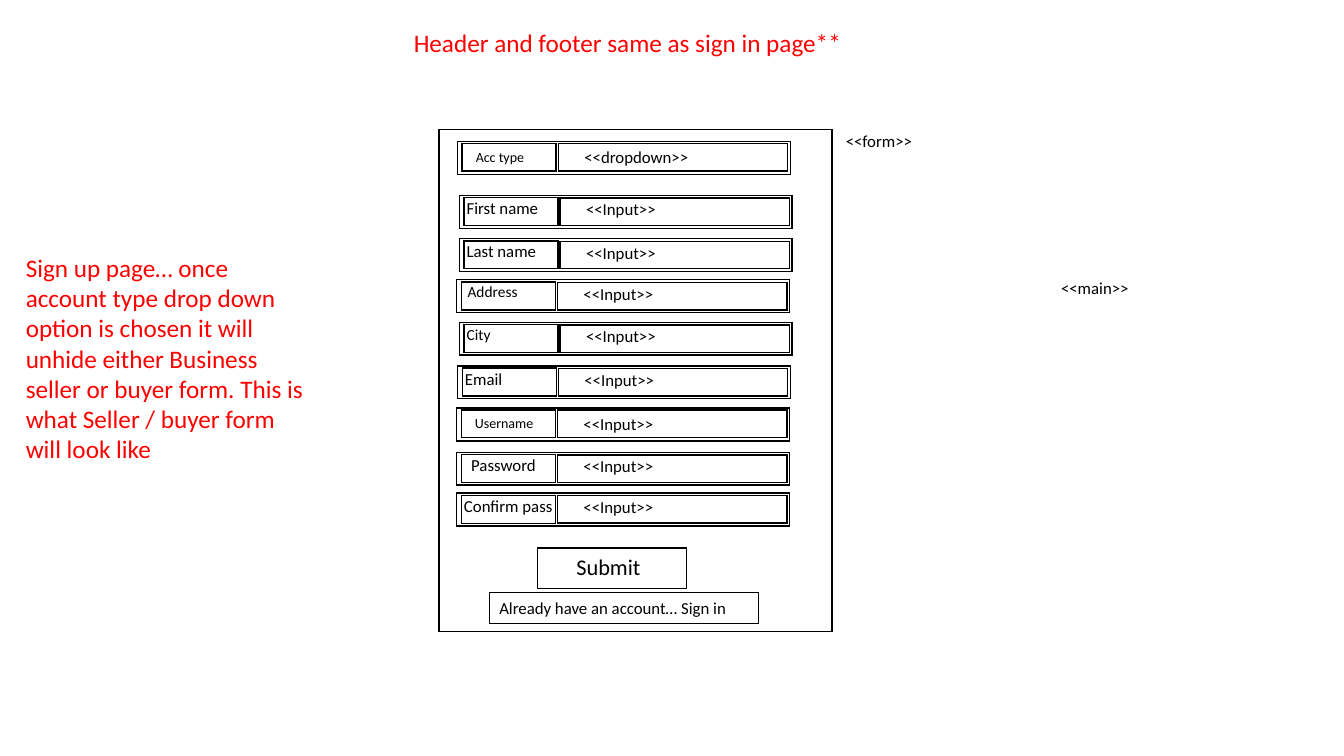
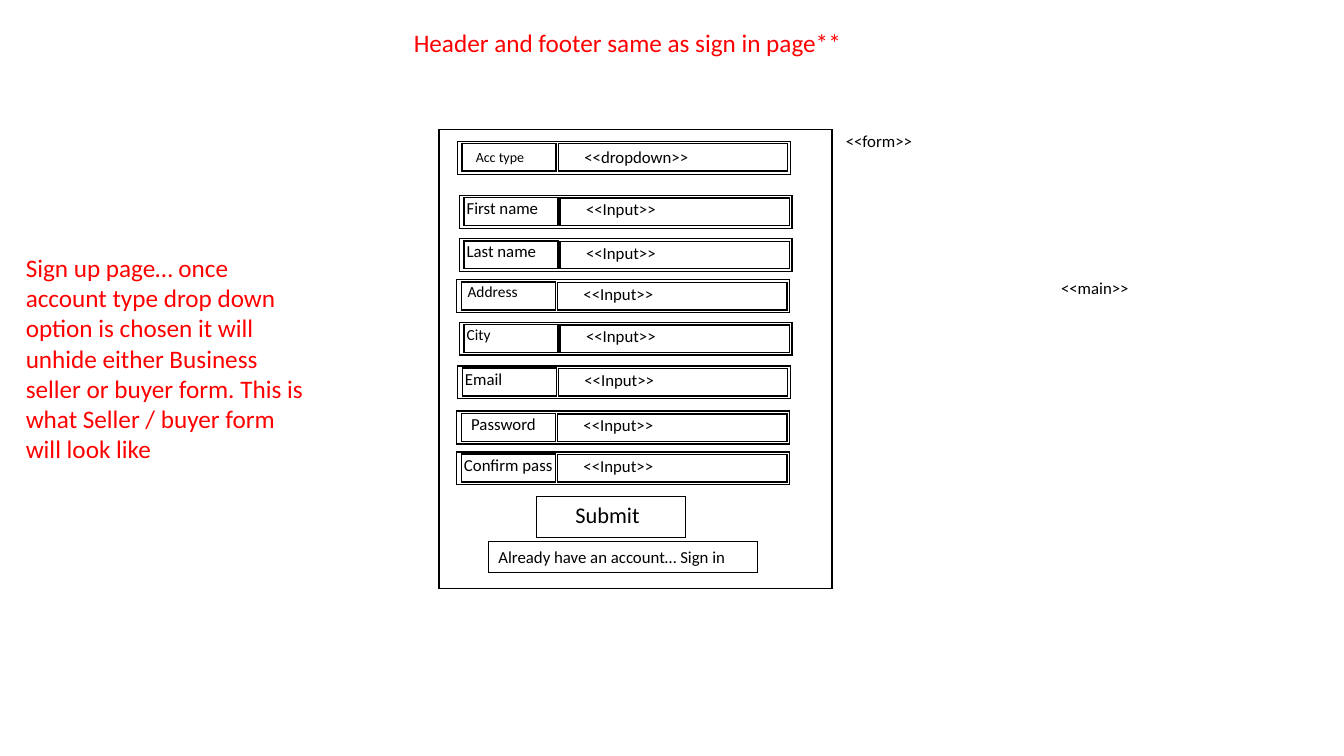
Before and after one commit to jameshutchy/Best-Practice-PHP, a slide deck: slide 4 of BCDE224 - Assessment 2 - James Hutchinson/BCDE244-Assesment 2 - James Hutchinson.pptx. Drawn at 1344x756 pixels with LibreOffice and Linux fonts; fonts in the diff are those of the drawing. Boxes give left, top, right and bottom in pixels: in the first picture for what was removed or moved away, otherwise in the second. Text is boxed around its words. In the diff, an @@ line names an element or a change of style, - is before the commit and + after.

```diff
--- a/BCDE224 - Assessment 2 - James Hutchinson/BCDE244-Assesment 2 - James Hutchinson.pptx
+++ b/BCDE224 - Assessment 2 - James Hutchinson/BCDE244-Assesment 2 - James Hutchinson.pptx
@@ rectangle resized from (x1=440, y1=130, x2=833, y2=632) to (x1=440, y1=130, x2=833, y2=590) @@
@@ rectangle removed at (x1=457, y1=408, x2=789, y2=442) @@
@@ rectangle removed at (x1=462, y1=410, x2=556, y2=438) @@
@@ text removed at (x1=475, y1=419, x2=533, y2=428) @@
-Username
@@ rectangle moved from (x1=558, y1=410, x2=787, y2=438) to (x1=558, y1=414, x2=787, y2=442) @@
@@ 4 rectangles, 2 texts moved together from (x1=457, y1=453, x2=789, y2=526) to (x1=457, y1=411, x2=789, y2=485) @@
@@ 2 rectangles, 1 text moved together from (x1=489, y1=548, x2=758, y2=623) to (x1=489, y1=497, x2=758, y2=572) @@
@@ rectangle removed at (x1=558, y1=496, x2=787, y2=523) @@
@@ text removed at (x1=583, y1=502, x2=653, y2=516) @@
-<<Input>>
```
Also in this commit, not shown: 4 other slides changed, 2 slides added, 12 other files.
